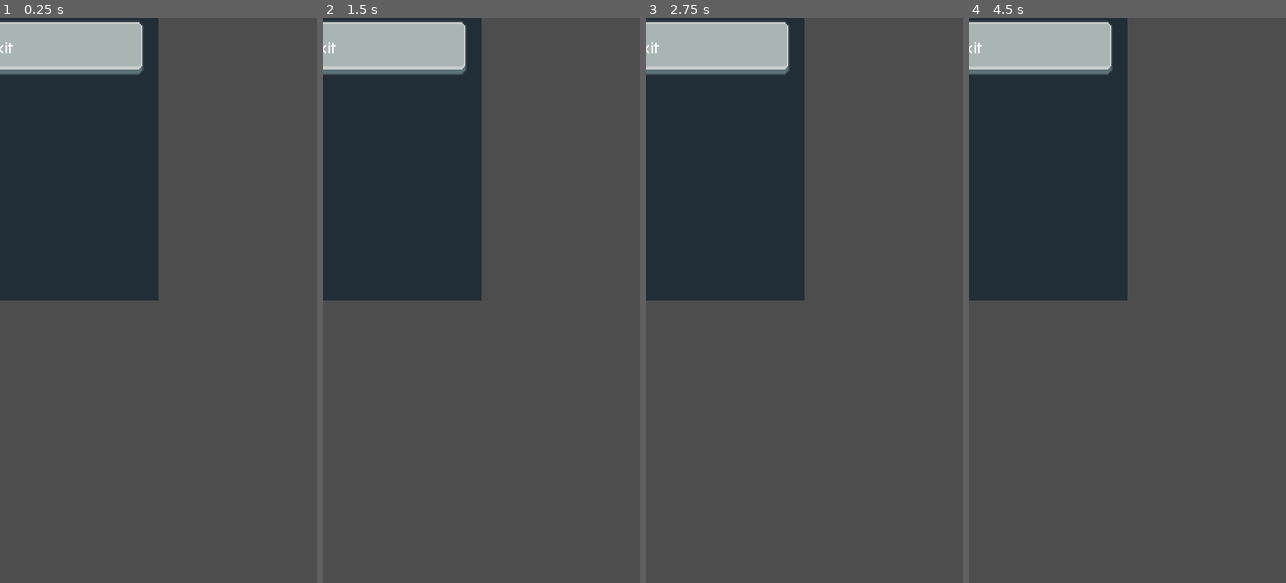
Above: before the commit, frames 1-4 (left to right).
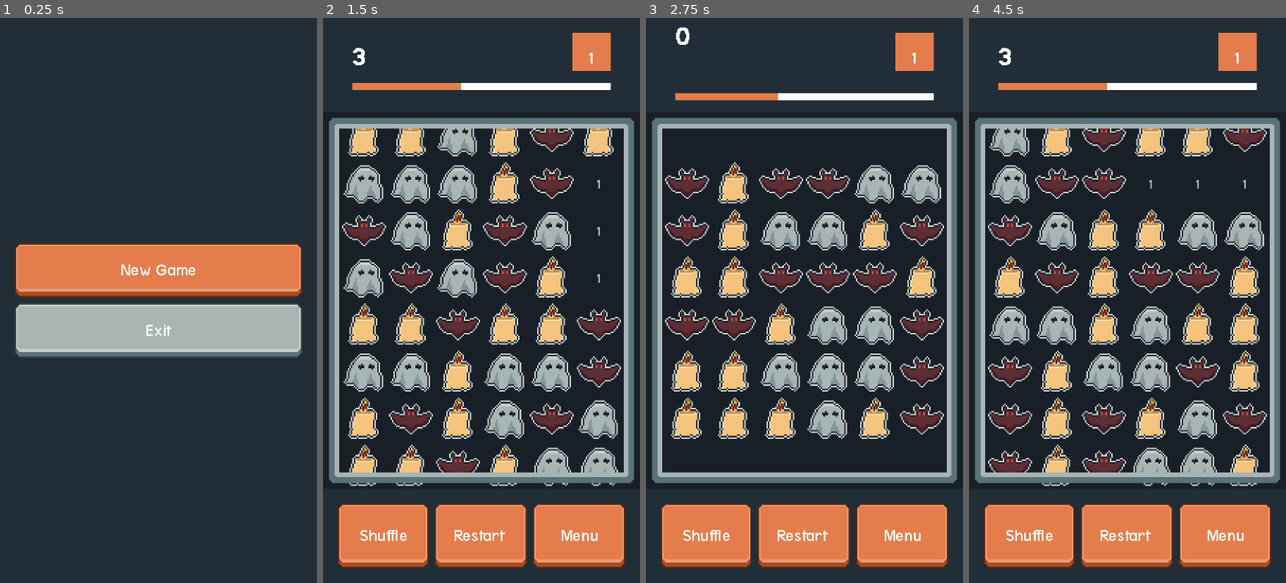
Above: after the commit, the same moments.

Repository: cykgames/004-match3
Game: Godot game, scene res://scenes/main.tscn
The game is run twice, just before and just after one commit, with the same random seed, the same clock (stepped at 60 frames per second) and the same inputs. Sound files missing from this copy of the repository are replaced by a short silence.
Inputs (mouse positions are in pixels of both pictures, inside the frame that each line leads up to):
- Up to frame 1 (0.25 s): no input
- Up to frame 2 (1.5 s): click (481, 272) at 0.5 s, where only the run after the commit has a clickable "New Game"; click (481, 272) at 1.25 s, where only the run after the commit has a clickable "New Game"
- Up to frame 3 (2.75 s): click (804, 537) at 2 s, where only the run after the commit has a clickable "Restart"
- Up to frame 4 (4.5 s): click (1127, 537) at 2.75 s, where only the run after the commit has a clickable "Restart"; click (1127, 537) at 3.5 s, where only the run after the commit has a clickable "Restart"

The runs differ from the first frame. In frame 1, 83% of the frame differs, in the area x 0-100%, y 0-100%; in frame 2, 87%; in frame 3, 85%; in frame 4, 86%.

Commit message:
004-match3: fix full-screen UI on device (zero anchor area for Controls under Node2D)
UI roots collapsed to min-size centered at origin because Controls parented to a Node2D have a zero anchor reference area in Godot 4; pin them to the viewport visible rect and re-fit on resize. Center the 6x8 board inside the stretching GridBorder and restore Grid x=28 (center-anchored sprites). Verified on A54: full-screen menu cold+resume, readable buttons, drag-to-swap score progression; headless 12/12 + autoplay PASS.

Diff:
--- a/scenes/game.tscn
+++ b/scenes/game.tscn
@@ -210,7 +210,7 @@
 [node name="CanvasGroup" type="CanvasGroup" parent="."]
 
 [node name="Grid" type="Node2D" parent="CanvasGroup"]
-position = Vector2(12, 61)
+position = Vector2(28, 61)
 script = ExtResource("12_yw37i")
 pieces_resources = Array[Resource("res://resources/scripts/piece_res.gd")]([ExtResource("13_rpufc"), ExtResource("14_bk1va"), ExtResource("15_y0xqt"), ExtResource("16_dqxrt"), ExtResource("17_uvfgo")])
 multipliers = Array[int]([1, 2, 5, 5])
--- a/scripts/game_ui.gd
+++ b/scripts/game_ui.gd
@@ -3,6 +3,7 @@
 ## Handle the UI for the game scene. Not cover the pieces (see grid.gd).
 
 @onready var grid = $CanvasGroup/Grid
+@onready var grid_border = $HBoxContainer/MarginContainer/GridBorder
 
 func _ready():
     if not grid.is_node_ready():
@@ -11,6 +12,18 @@
     Events.current_level = 1
 
     Events.game_over.connect(func(_score): self.queue_free())
+    # The border stretches with the viewport; keep the board centered in it.
+    grid_border.resized.connect(_place_grid)
+    call_deferred("_place_grid")
+
+## Piece sprites are center-anchored on their cell origin, so the board
+## content spans grid.position - half_cell .. + (cols, rows) * cell - half.
+## Center that content inside the (stretching) GridBorder rect.
+func _place_grid():
+    var cell = grid.SPRITE_SIZE
+    var board = Vector2(grid.grid_size_x * cell, grid.grid_size_y * cell)
+    var b = grid_border.get_global_rect()
+    grid.global_position = b.position + (b.size - board) / 2.0 + Vector2(cell / 2.0, cell / 2.0)
 
 func _on_btn_swap_pressed():
     grid.swap_all_random()
--- a/scripts/main.gd
+++ b/scripts/main.gd
@@ -18,12 +18,18 @@
     Events.game_over.connect(on_game_over)
     # Android hardware back button (Window signal, API 33+ handled by Godot).
     get_window().go_back_requested.connect(_on_go_back_request)
+    # UI roots are Controls parented to a Node2D: their anchor reference
+    # area is zero, so full-rect anchors collapse to the minimum size
+    # centered on the origin. Size them against the viewport instead.
+    get_viewport().size_changed.connect(_refit_ui)
+    _fit_ui(ui_menu)
 
 func on_game_over(score):
     _clear_ui_game_over()
     ui_game_over = UiGameOverPrefab.instantiate()
     ui_game_over.init(score)
     add_child(ui_game_over)
+    _fit_ui(ui_game_over)
 
 func _on_btn_new_game_pressed():
     # Clear first so this also works as "restart" from any state.
@@ -31,6 +37,24 @@
     _clear_ui_game_over()
     ui_game = UiGamePrefab.instantiate()
     add_child(ui_game)
+    _fit_ui(ui_game)
+
+## Pin a UI root Control to the viewport visible rect. Controls under a
+## Node2D have a zero anchor reference area (Godot 4), so anchors alone
+## cannot fill the screen; explicit size + top-left anchors are stable.
+func _fit_ui(ctrl):
+    if not is_instance_valid(ctrl):
+        return
+    ctrl.set_anchors_preset(Control.PRESET_TOP_LEFT)
+    ctrl.grow_horizontal = Control.GROW_DIRECTION_BEGIN
+    ctrl.grow_vertical = Control.GROW_DIRECTION_BEGIN
+    ctrl.position = Vector2.ZERO
+    ctrl.size = get_viewport().get_visible_rect().size
+
+func _refit_ui():
+    _fit_ui(ui_menu)
+    _fit_ui(ui_game)
+    _fit_ui(ui_game_over)
 
 func _on_btn_exit_pressed():
     get_tree().quit()
Not shown, added: tools/_layout_probe.gd.uid
Not shown, changed: docs/CHECKPOINT.md
